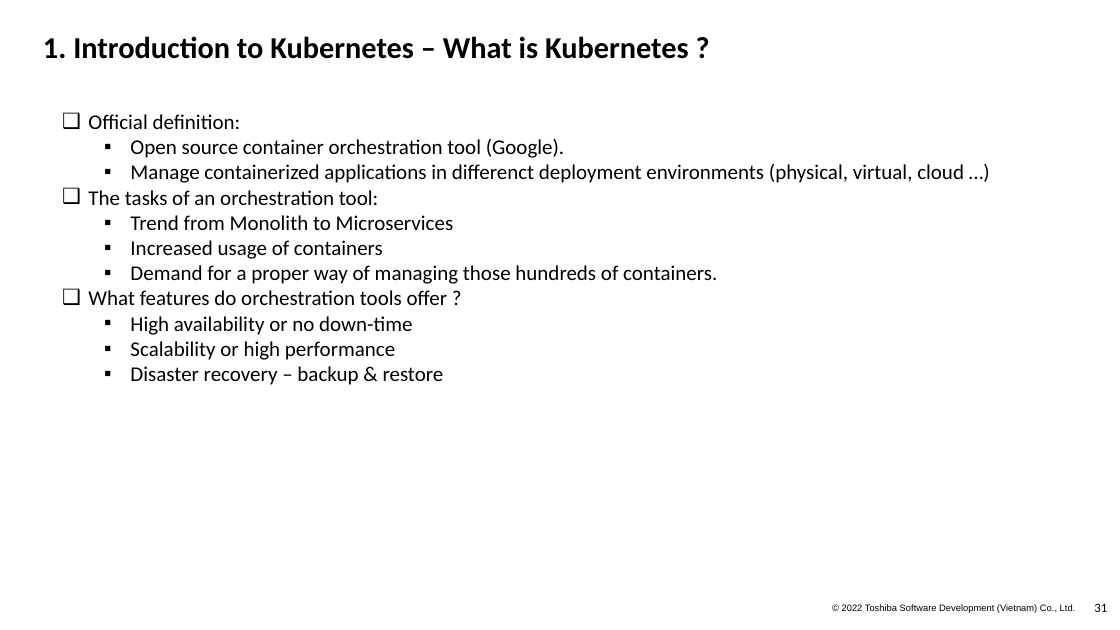
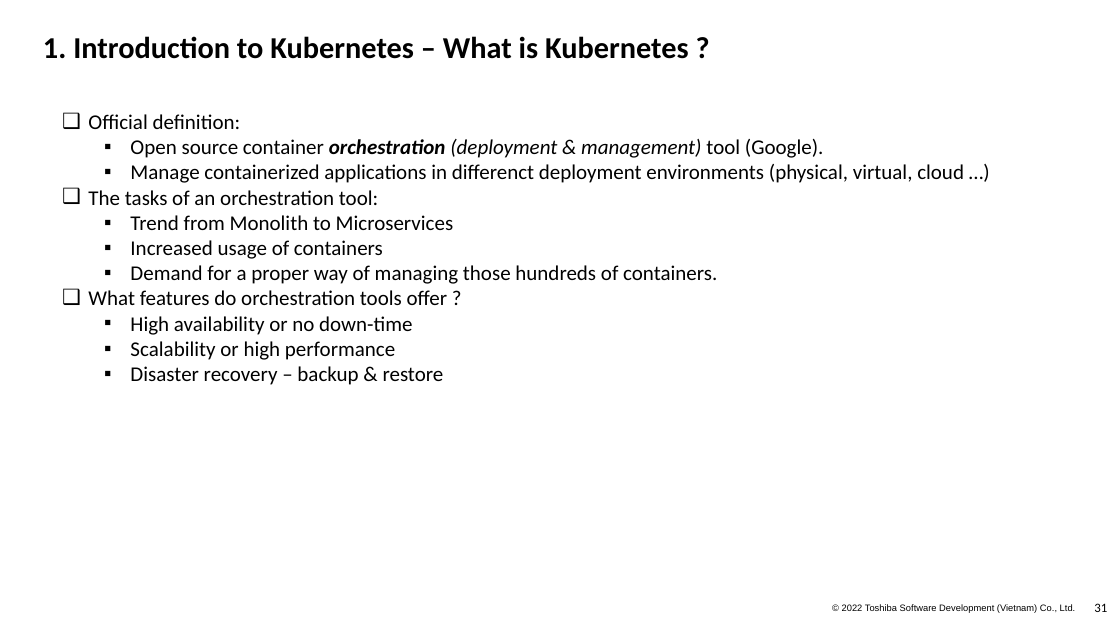
Before and after one commit to Doan-Nguyen/Programming, a slide deck: slide 31 of Docker_Kubeneste.pptx. Drawn at 1120x630 pixels with LibreOffice and Linux fonts; fonts in the diff are those of the drawing; background and template pictures are left out. Boxes give left, top, right and bottom in pixels: in the first picture for what was removed or moved away, otherwise in the second. Text is boxed around its words. In the diff, an @@ line names an element or a change of style, - is before the commit and + after.

```diff
--- a/Docker_Kubeneste.pptx
+++ b/Docker_Kubeneste.pptx
@@ text at [130,139,823,158]: text changed; italic on @@
-  ▪ Open source container orchestration tool (Google).
+  ▪ Open source container orchestration (deployment & management) tool (Google).
```
Also in this commit, not shown: 6 other slides changed, 1 slide added, 1 slide removed.
